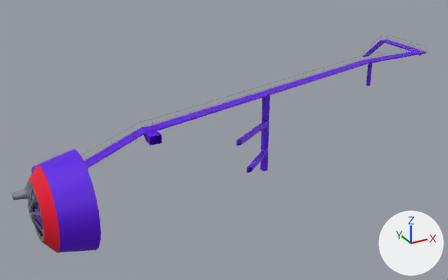
What one commit did to the glTF model CEON/models/CEON_PASSEREL.glb.
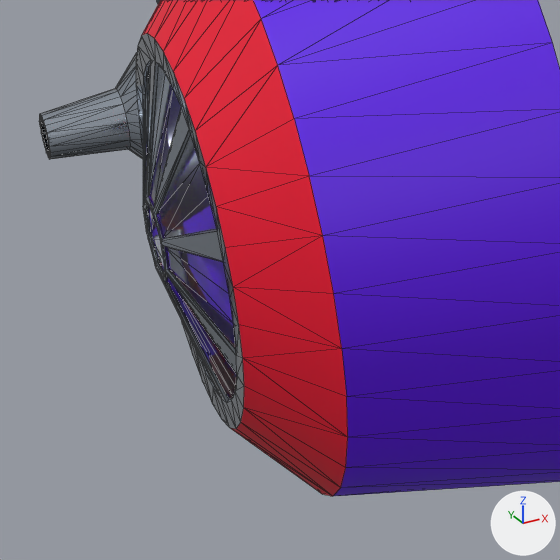
Each version is shown whole from a 50 mm camera at (-122.6, -43.5, 30.6) aimed at (-77.7, 38.1, -10.3), then close up on the part from 1% to 21% of the width and 63% to 94% of the height. Every picture has the same lights, and +X, +Y and +Z are marked at lower right. The close-ups show mesh edges as thin lines. Vertices at the same position are counted once.

Before the edit, the objects in view are built like this:
```python
me_cube_013 = bpy.data.meshes.new('Cube.013')
me_cube_013.from_pydata(...)  # 2112 vertices, 3345 faces; spans x -113.9..-27.5, y 10.2..61.2, z -17.9..3.1
# faces by material slot: [934, 2146, 92, 173]
me_cube_013.materials.append(mat_floor)  # purple #5d00e7
me_cube_013.materials.append(mat_metal)  # light grey #b8c1ce
me_cube_013.materials.append(mat_glass)  # white #e7e7e7
me_cube_013.materials.append(mat_ceiling)  # red #e7002c
ob_ceon_passerel = bpy.data.objects.new('CEON_PASSEREL', me_cube_013)
ob_ceon_passerel.location = (0.0, 0.0, 0.0)
```
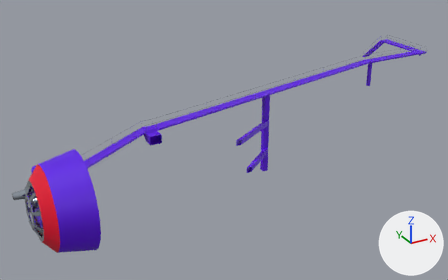
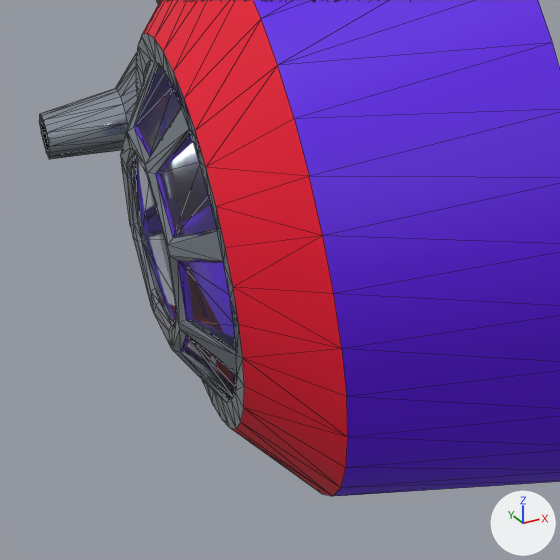
Changed parts and their boxes (x1, y1, x2, y2) in the close-ups (560 x 560 px; the box of a moved part takes in the faces that stretch with it):
part 1 of me_cube_013, moved or reshaped: before (143, 60, 237, 402); after (120, 60, 237, 402)

Patch to the scene script:
```diff
--- a/CEON/models/CEON_PASSEREL.glb.py
+++ b/CEON/models/CEON_PASSEREL.glb.py
@@ me_cube_013 @@
 me_cube_013.from_pydata(...)  # 2112 vertices, 3345 faces; spans x -113.9..-27.5, y 10.2..61.2, z -17.9..3.1
 # used by ob_ceon_passerel; location = (0.0, 0.0, 0.0)
+# me_cube_013 part 1: all 128 vertices in x -113.2..-113.1, y 15.1..16.5, z -3.2..-1.8 are scaled about their middle by 2.62
 me_cube_013.materials.append(mat_floor)
```
